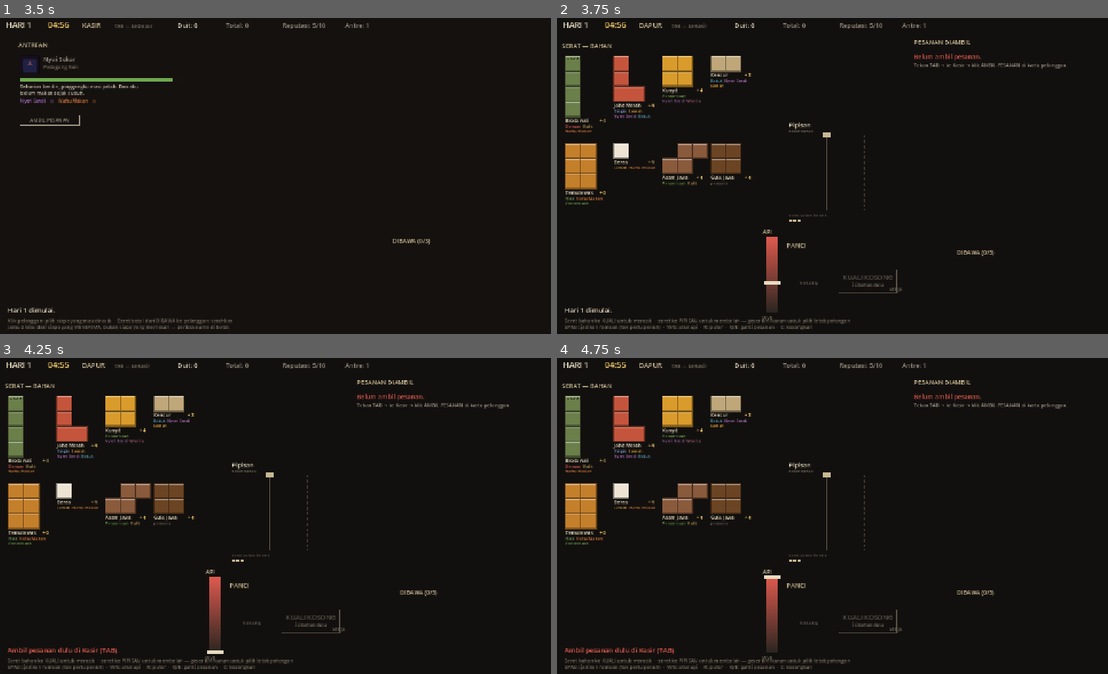
Above: before the commit, frames 1-4 (two rows, left to right).
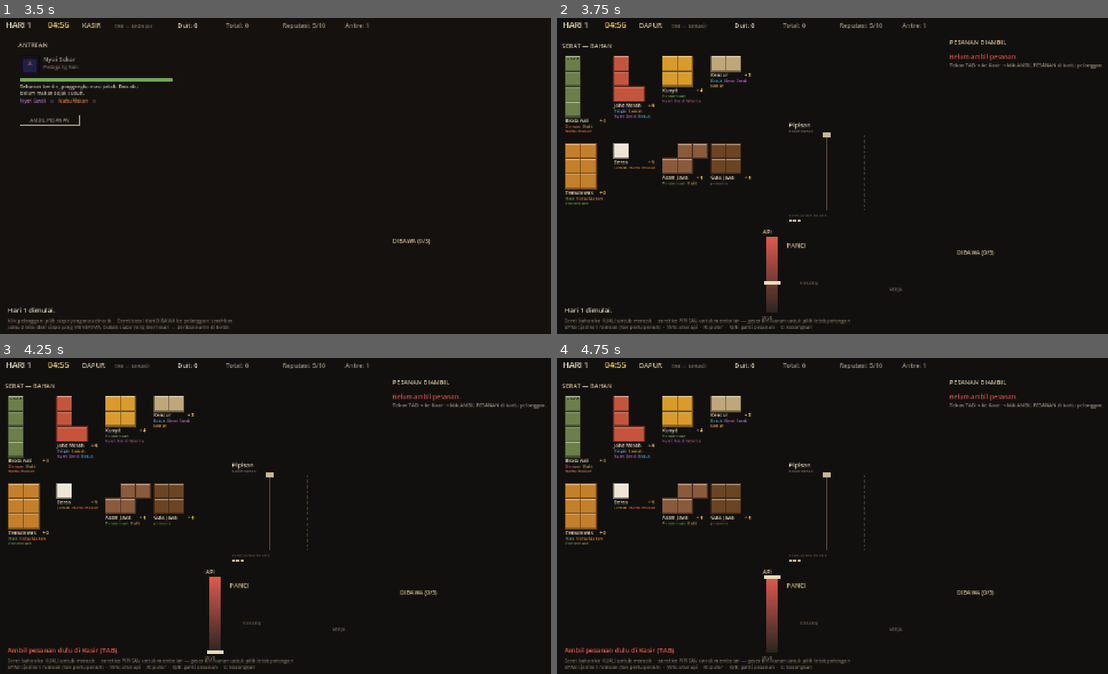
Above: after the commit, the same moments.

Repository: viscasa/igdx-bootcamp
Game: Godot game, scene res://Scenes/Game/kasir.tscn
Two runs of this game, one before a commit and one after it. Both use one fixed random seed, a clock stepped at 60 frames per second and the inputs below. The engine's default icon, where the game draws it, is replaced by a stand-in: a white triangle on a blue panel in a dark square.
Inputs (mouse positions are in pixels of both pictures, inside the frame that each line leads up to):
- Up to frame 1 (3.5 s): tap Enter at 0.5, 2 s; move the mouse to (413, 160) at 0.52 s; hold W 0.53-1.25 s; tap R at 0.6 s; click (413, 160) at 0.67 s; tap Space at 0.77, 1.25, 2.75 s; drag from (170, 191) to (258, 239) at 1.27 s; move the mouse to (341, 106) at 2.02 s; hold W 2.03-2.75 s; tap C at 2.1 s; click (341, 106) at 2.17 s; drag from (258, 239) to (115, 128) at 2.77 s
- Up to frame 2 (3.75 s): tap Enter at 3.5 s; move the mouse to (1014, 223) at 3.52 s; hold S from 3.53 s (still down); tap Tab at 3.6 s; click (1014, 223) at 3.67 s
- Up to frame 3 (4.25 s): keep holding S; tap Space at 3.77 s
- Up to frame 4 (4.75 s): release S at 4.25 s; tap Space at 4.25 s; drag from (771, 610) to (755, 437) at 4.27 s

Frame 1 is identical in both runs. In frame 2, 0.7% of the frame differs, in the area x 51-99%, y 7-88%; in frame 3, 0.7%; in frame 4, 0.7%.

Commit message:
fix: move SELESAI button to the kuali, not the panci
Mixing ends at the kuali, so that is where the finish button belongs.
The player's attention is already on the grid they just filled; putting
the commit button on the panci made them look away to confirm something
they had already decided.

The button is positioned from the grid's right edge rather than a fixed
offset, so it follows the pot when a different silhouette is dealt --
tested against the narrowest and widest shapes.

panci_has_room is refreshed per-frame rather than only on kuali changes,
because a jamu finishing frees a slot on its own and the disabled reason
would otherwise go stale.

Layout re-verified: one new collision (button vs order card) found and
fixed by shifting the card right and trimming it to 384px. Both scenes
check clean -- nothing out of bounds, no overlapping pairs.

All three suites pass, both scenes boot clean.

Co-Authored-By: Claude Opus 5 <noreply@anthropic.com>

Diff:
--- a/Scenes/Game/dapur.tscn
+++ b/Scenes/Game/dapur.tscn
@@ -45,7 +45,7 @@
 script = ExtResource("11_spot")
 
 [node name="OrderCard" type="Node2D" parent="."]
-position = Vector2(800, 76)
+position = Vector2(880, 76)
 script = ExtResource("7_order")
 
 [node name="CarryShelf" type="Node2D" parent="."]
--- a/Scripts/Components/kuali_grid.gd
+++ b/Scripts/Components/kuali_grid.gd
@@ -6,9 +6,15 @@
 
 signal changed
 signal filled
+## The player pressed SELESAI: turn whatever is in here into a jamu.
+signal brew_requested
 
 const CELL := IngredientPiece.CELL
 const INVALID := Vector2i(2147483647, 2147483647)
+
+const BTN_W := 132
+const BTN_H := 52
+const BTN_GAP := 16
 
 ## How far (in cells) placement will magnet-snap to a valid spot.
 @export var snap_radius: float = 1.4
@@ -17,9 +23,14 @@
 var pieces: Dictionary = {}        ## piece_id -> IngredientPiece
 var residue: Dictionary = {}       ## Vector2i -> true (blocked by leftovers)
 
+## Set by the kitchen: false when the panci has no free slot, so the button
+## can say why it will not fire.
+var panci_has_room: bool = true
+
 var _hover_cells: Array[Vector2i] = []
 var _hover_valid: bool = false
 var _next_id: int = 1
+var _hover_btn: bool = false
 
 
 ## `shape` lists every cell that is inside the pot.
@@ -46,6 +57,78 @@
 	var id := _next_id
 	_next_id += 1
 	return id
+
+
+# ═══════════════ SELESAI BUTTON ═══════════════
+
+## SELESAI sits beside the kuali, because this is where mixing ends. The
+## player's attention is already on the pot they just filled; putting the
+## finish button anywhere else asks them to look away to commit.
+##
+## Placed off the right edge of the actual grid rather than at a fixed
+## offset, so it follows the pot when a different silhouette is dealt.
+func button_rect() -> Rect2:
+	if grid.is_empty():
+		return Rect2(Vector2(BTN_GAP, 0), Vector2(BTN_W, BTN_H))
+
+	var b := GridLogic.bounds(grid)
+	var x := (b.position.x + b.size.x) * CELL + BTN_GAP
+	var y := b.position.y * CELL + (b.size.y * CELL - BTN_H) * 0.5
+	return Rect2(Vector2(x, y), Vector2(BTN_W, BTN_H))
+
+
+func button_has_point(global_pos: Vector2) -> bool:
+	return button_rect().has_point(to_local(global_pos))
+
+
+func has_contents() -> bool:
+	return not pieces.is_empty()
+
+
+func _unhandled_input(event: InputEvent) -> void:
+	if event is InputEventMouseMotion:
+		var over := button_has_point(get_global_mouse_position())
+		if over != _hover_btn:
+			_hover_btn = over
+			queue_redraw()
+
+	elif event is InputEventMouseButton:
+		var mb := event as InputEventMouseButton
+		if mb.pressed and mb.button_index == MOUSE_BUTTON_LEFT \
+				and button_has_point(get_global_mouse_position()):
+			brew_requested.emit()
+			get_viewport().set_input_as_handled()
+
+
+## Like the AMBIL button at the counter, this one keeps its outline: a
+## button has to look pressable, and this is the step that turns a pile of
+## ingredients into a jamu.
+func _draw_button() -> void:
+	var font := ThemeDB.fallback_font
+	var r := button_rect()
+	var filled_ := has_contents()
+	var live := filled_ and panci_has_room
+
+	var col := Color("5a5048")
+	var label := "SELESAI"
+	var sub := "jadikan jamu"
+
+	if not filled_:
+		label = "KUALI KOSONG"
+		sub = "isi bahan dulu"
+	elif not panci_has_room:
+		label = "PANCI PENUH"
+		sub = "ambil yang matang"
+	else:
+		col = Color("6fd48f") if _hover_btn else Color("ffd36f")
+
+	draw_rect(r, Color(col, 0.18) if (_hover_btn and live) else Color(0, 0, 0, 0))
+	draw_rect(r, col, false, 2.0 if live else 1.0)
+
+	draw_string(font, Vector2(r.position.x, r.position.y + 22), label,
+		HORIZONTAL_ALIGNMENT_CENTER, r.size.x, 15, col)
+	draw_string(font, Vector2(r.position.x, r.position.y + 38), sub,
+		HORIZONTAL_ALIGNMENT_CENTER, r.size.x, 10, Color("7a6f60"))
 
 
 func cell_at(global_pos: Vector2) -> Vector2i:
@@ -213,3 +296,6 @@
 		for cell in _hover_cells:
 			if grid.has(cell):
 				draw_rect(Rect2(Vector2(cell) * CELL, Vector2(CELL, CELL)), col)
+
+	if not grid.is_empty():
+		_draw_button()
--- a/Scripts/Components/order_card.gd
+++ b/Scripts/Components/order_card.gd
@@ -12,7 +12,7 @@
 ## suits, so a mix aimed at Raka may turn out to cover Ki Wanata too — and
 ## the player can only notice that if both are on screen while they mix.
 
-const W := 400
+const W := 384
 const NOTCH := 11.0
 const ROW_H := 20.0
 ## Height budget before the list would collide with the carry shelf below.
--- a/Scripts/Components/panci.gd
+++ b/Scripts/Components/panci.gd
@@ -8,8 +8,6 @@
 
 signal brew_ready(slot: int)
 signal brew_burnt(slot: int)
-## The player pressed SELESAI: turn whatever is in the kuali into a jamu.
-signal brew_requested
 
 const SLOT_W := 100
 const SLOT_H := 132
@@ -17,20 +15,12 @@
 const BURN_RATE := 0.55
 const OFF_IDEAL_RATE := 0.35     ## progress still creeps outside the window
 
-const BTN_W := 130
-const BTN_H := 52
-
 @export var slot_count: int = 2
 
 var heat: float = 0.5
 var potions: Array = []          ## Potion or null, one per slot
 
-## Set by the kitchen: false when the kuali is empty, so the button can
-## show that there is nothing to finish yet.
-var can_brew: bool = false
-
 var _hover_slot: int = -1
-var _hover_btn: bool = false
 
 
 func _ready() -> void:
@@ -70,31 +60,6 @@
 	return -1
 
 
-## SELESAI sits beside the pot: the puzzle is finished HERE, at the thing
-## that cooks it. A keyboard shortcut left new players with no idea the
-## step existed.
-func button_rect() -> Rect2:
-	var x := slot_count * (SLOT_W + GAP) + GAP
-	return Rect2(Vector2(x, SLOT_H * 0.5 - BTN_H * 0.5), Vector2(BTN_W, BTN_H))
-
-
-func button_has_point(global_pos: Vector2) -> bool:
-	return button_rect().has_point(to_local(global_pos))
-
-
-func _unhandled_input(event: InputEvent) -> void:
-	if event is InputEventMouseMotion:
-		var over := button_has_point(get_global_mouse_position())
-		if over != _hover_btn:
-			_hover_btn = over
-			queue_redraw()
-
-	elif event is InputEventMouseButton:
-		var mb := event as InputEventMouseButton
-		if mb.pressed and mb.button_index == MOUSE_BUTTON_LEFT \
-				and button_has_point(get_global_mouse_position()):
-			brew_requested.emit()
-			get_viewport().set_input_as_handled()
 
 
 func free_slot() -> int:
@@ -203,36 +168,6 @@
 
 	if dirty:
 		queue_redraw()
-
-
-## Like the AMBIL button at the counter, this one keeps its outline: a
-## button has to look pressable, and this is the step that turns a pile of
-## ingredients into a jamu.
-func _draw_brew_button(font: Font) -> void:
-	var r := button_rect()
-	var full := free_slot() < 0
-	var live := can_brew and not full
-
-	var col := Color("5a5048")
-	var label := "SELESAI"
-	var sub := "jadikan jamu"
-
-	if full:
-		label = "PANCI PENUH"
-		sub = "ambil yang matang"
-	elif can_brew:
-		col = Color("6fd48f") if _hover_btn else Color("ffd36f")
-	else:
-		label = "KUALI KOSONG"
-		sub = "isi bahan dulu"
-
-	draw_rect(r, Color(col, 0.18) if (_hover_btn and live) else Color(0, 0, 0, 0))
-	draw_rect(r, col, false, 2.0 if live else 1.0)
-
-	draw_string(font, Vector2(r.position.x, r.position.y + 22), label,
-		HORIZONTAL_ALIGNMENT_CENTER, r.size.x, 15, col)
-	draw_string(font, Vector2(r.position.x, r.position.y + 38), sub,
-		HORIZONTAL_ALIGNMENT_CENTER, r.size.x, 10, Color("7a6f60"))
 
 
 ## Effect and recipe, stacked above the slot. Wrapped by hand because the
@@ -275,8 +210,6 @@
 	draw_string(font, Vector2(0, -10), "PANCI", HORIZONTAL_ALIGNMENT_LEFT, -1, 14,
 		Color("c9b892"))
 
-	_draw_brew_button(font)
-
 	for i in range(slot_count):
 		var r := slot_rect(i)
 		var p: Potion = potions[i] if i < potions.size() else null
--- a/Scripts/Core/flow_test.gd
+++ b/Scripts/Core/flow_test.gd
@@ -29,6 +29,7 @@
 
 	_test_shift_state()
 	_test_taking_an_order()
+	_test_brew_button()
 	_test_brew_without_match()
 	await _test_tool_stations()
 	await _test_room_switch()
@@ -121,6 +122,38 @@
 			if int(heaviest.get(s, 0)) < int(o.demand[s]):
 				covers = false
 	check("heaviest demand covers every taken order", covers)
+
+
+## The SELESAI button lives on the kuali, beside the grid, and follows the
+## pot when a different silhouette is dealt.
+func _test_brew_button() -> void:
+	print("- SELESAI button")
+
+	var k := KualiGrid.new()
+	root.add_child(k)
+
+	var small := KualiShape.get_shape("kecil")
+	k.build(small, [])
+
+	var CELL := IngredientPiece.CELL
+	var b := GridLogic.bounds(k.grid)
+	var r: Rect2 = k.button_rect()
+
+	check("button sits to the RIGHT of the pot",
+		r.position.x >= (b.position.x + b.size.x) * CELL)
+	check("button is vertically centred on the pot",
+		absf(r.get_center().y - (b.position.y + b.size.y * 0.5) * CELL) < 2.0)
+
+	# A wider pot must push the button further out, or it would overlap.
+	var wide := KualiShape.get_shape("lonjong")
+	k.build(wide, [])
+	var r2: Rect2 = k.button_rect()
+	check("button follows a wider pot", r2.position.x > r.position.x)
+
+	# It only fires when there is something to finish.
+	check("empty kuali has no contents", not k.has_contents())
+
+	k.queue_free()
 
 
 ## Regression: bottling a mix that helps NOBODY used to crash.
--- a/Scripts/Game/dapur.gd
+++ b/Scripts/Game/dapur.gd
@@ -51,7 +51,7 @@
 
 	panci.brew_ready.connect(_on_brew_ready)
 	panci.brew_burnt.connect(_on_brew_burnt)
-	panci.brew_requested.connect(_bottle_kuali)
+	kuali.brew_requested.connect(_bottle_kuali)
 	kuali.changed.connect(_refresh_preview)
 	drag.potion_dropped_outside.connect(_on_potion_parked)
 	drag.piece_dropped_on_station.connect(_on_piece_dropped_on_station)
@@ -74,6 +74,14 @@
 
 func _process(_delta: float) -> void:
 	hud.queue_redraw()
+
+	# Panci occupancy changes on its own — a jamu finishing frees a slot —
+	# so the button's reason for being disabled has to be re-checked, not
+	# just refreshed when the kuali changes.
+	var room := panci.has_space()
+	if room != kuali.panci_has_room:
+		kuali.panci_has_room = room
+		kuali.queue_redraw()
 
 
 func _on_carried_changed() -> void:
@@ -143,8 +151,10 @@
 	order_card.supplied = RecipeEvaluator.potency(
 		kuali.placed_ingredients(), kuali.placed_cell_counts())
 	order_card.queue_redraw()
-	panci.can_brew = not kuali.placed_ingredients().is_empty()
-	panci.queue_redraw()
+	# The button lives on the kuali but has to know whether the panci can
+	# take another jamu, so it can say why it will not fire.
+	kuali.panci_has_room = panci.has_space()
+	kuali.queue_redraw()
 
 
 # ═══════════════ BOTTLING ═══════════════
Not shown, changed: Docs/01-GDD-Core.md
Not shown, changed: README.md
